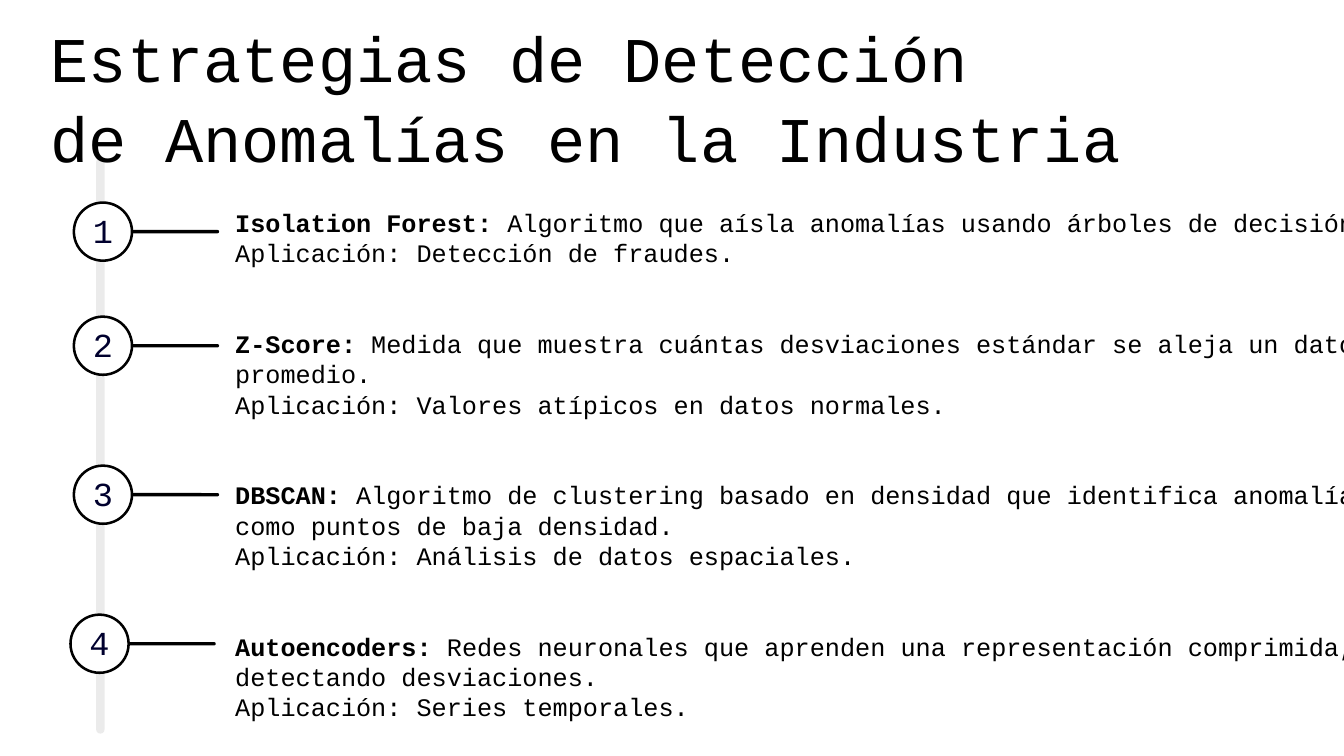
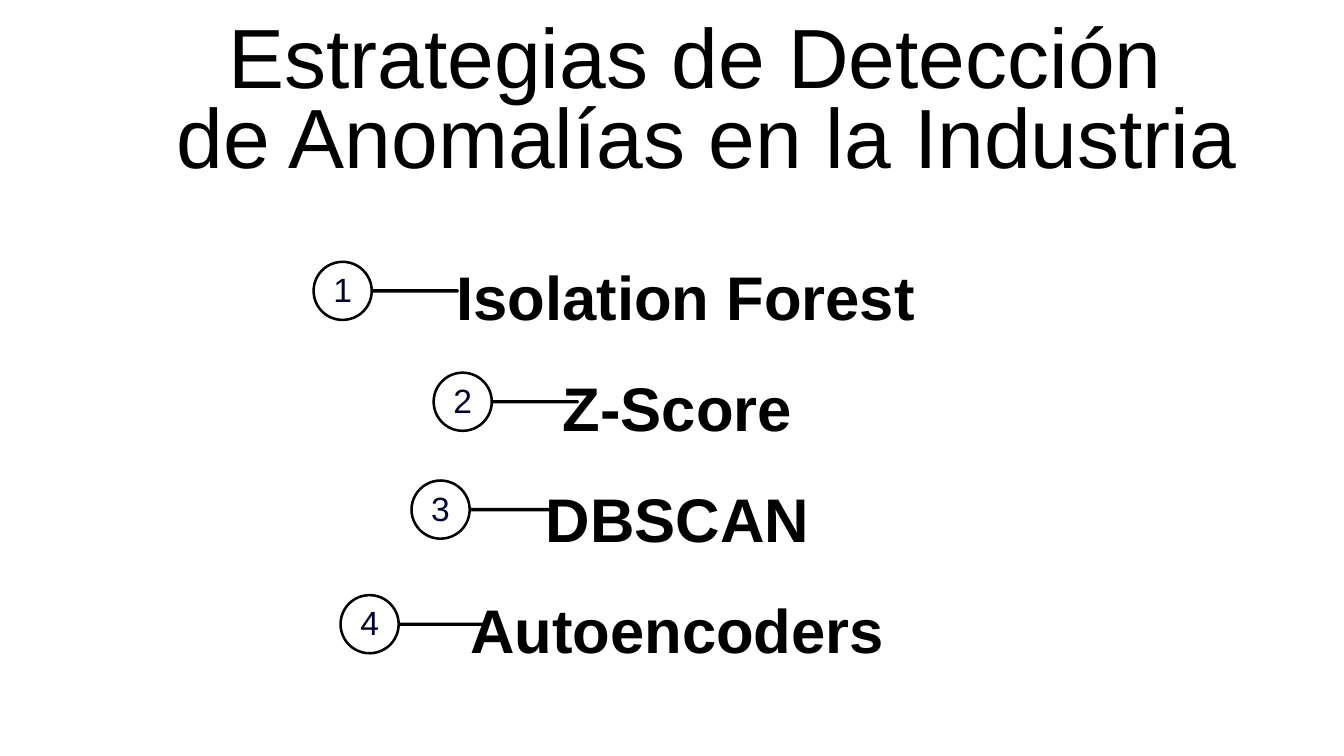
Before and after one commit to NeoUroboros/AnomalyDetection, a slide deck: slide 7 of Deteccion Bien.pptx. Drawn at 1344x756 pixels with LibreOffice and Linux fonts; fonts in the diff are those of the drawing. Boxes give left, top, right and bottom in pixels: in the first picture for what was removed or moved away, otherwise in the second. Text is boxed around its words. In the diff, an @@ line names an element or a change of style, - is before the commit and + after.

```diff
--- a/Deteccion Bien.pptx
+++ b/Deteccion Bien.pptx
@@ text "Estrategias de Detección": place and size @@
-text "Estrategias de Detección" at [51, 36, 1120, 163]
+text "Estrategias de Detección" at [177, 26, 1236, 169]
@@ text "Estrategias de Detección" at [177, 26, 1236, 169]: size 45.5 to 60 pt, font Courier New to Arial; alignment left to centre @@
@@ rounded rectangle removed at [96, 158, 104, 734] @@
@@ 2 rounded rectangles, 1 text: place and size @@
-2 rounded rectangles, 1 text at [74, 203, 220, 261]
+2 rounded rectangles, 1 text at [314, 262, 459, 321]
@@ text at [456, 275, 914, 654]: text changed; size 18 to 44 pt; font Courier New to Arial; bold on @@
-Isolation Forest: Algoritmo que aísla anomalías usando árboles de decisión.
-Aplicación: Detección de fraudes.
-Z-Score: Medida que muestra cuántas desviaciones estándar se aleja un dato del
-promedio.
-Aplicación: Valores atípicos en datos normales.
-DBSCAN: Algoritmo de clustering basado en densidad que identifica anomalías
-como puntos de baja densidad.
-Aplicación: Análisis de datos espaciales.
-Autoencoders: Redes neuronales que aprenden una representación comprimida,
-detectando desviaciones.
-Aplicación: Series temporales.
+Isolation Forest
+Z-Score
+DBSCAN
+Autoencoders
@@ 2 rounded rectangles, 1 text: place and size @@
-2 rounded rectangles, 1 text at [74, 317, 220, 375]
+2 rounded rectangles, 1 text at [434, 373, 580, 432]
@@ rounded rectangle: place and size @@
-rounded rectangle at [74, 466, 132, 524]
+rounded rectangle at [411, 481, 470, 539]
@@ font Courier New to Arial in 4 elements at [360, 612, 379, 635], [333, 279, 352, 302], [453, 389, 472, 413], [431, 497, 450, 522] @@
@@ text "3": place and size @@
-text "3" at [93, 483, 113, 507]
+text "3" at [431, 497, 450, 522]
@@ rounded rectangle: place and size @@
-rounded rectangle at [129, 493, 220, 496]
+rounded rectangle at [467, 508, 558, 511]
@@ 2 rounded rectangles, 1 text: place and size @@
-2 rounded rectangles, 1 text at [71, 615, 216, 674]
+2 rounded rectangles, 1 text at [341, 595, 486, 653]
```
Also in this commit, not shown: 13 other slides changed, 10 slides added, 1 slide removed, 10 other files.
